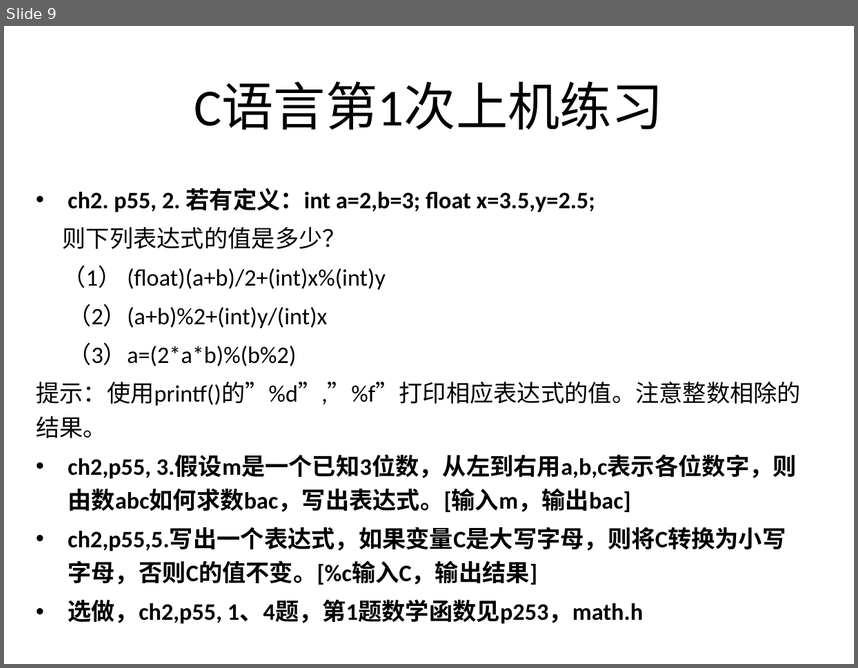
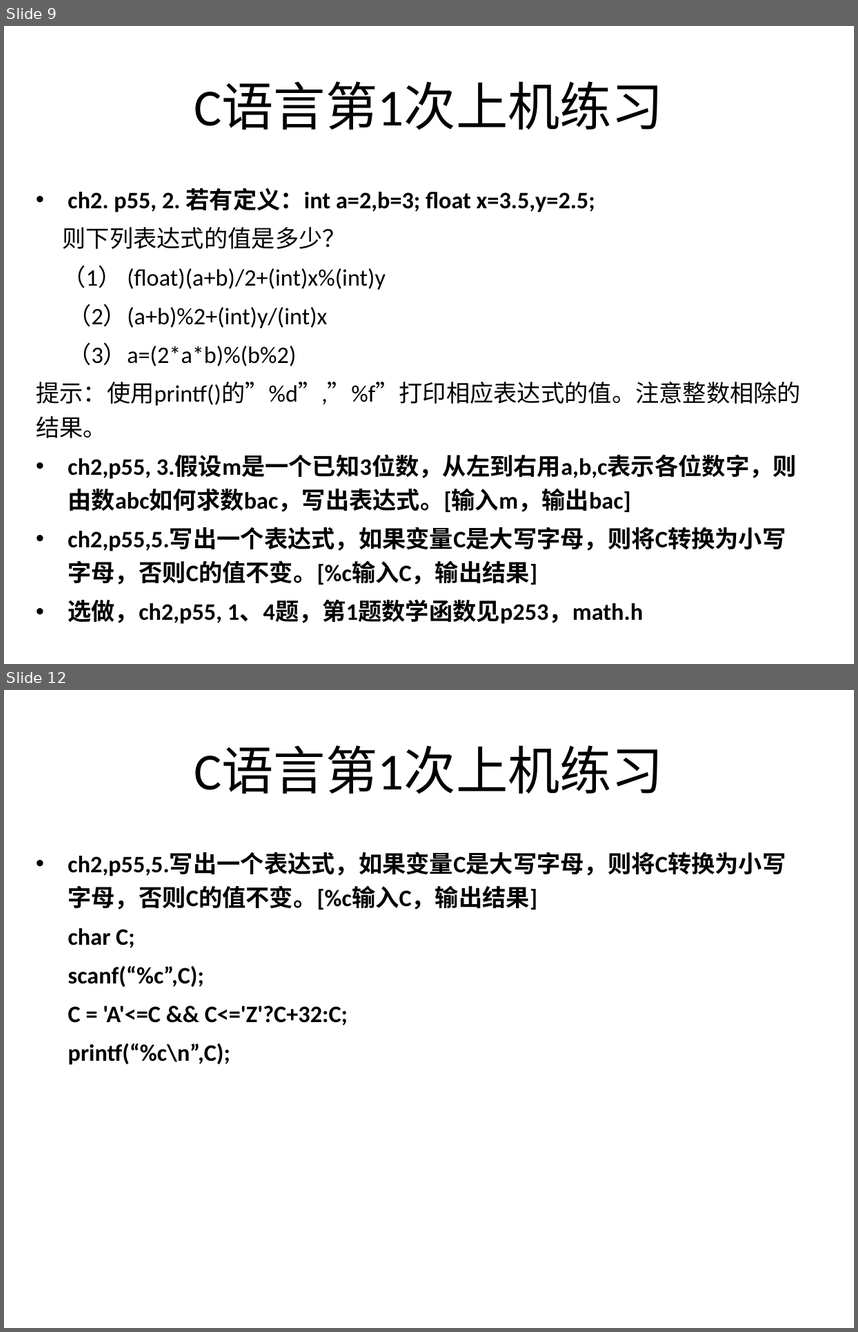
Before and after one commit to jtrfid/C-Repositories, a slide deck: 2016/上机安排.pptx. Shown one above the other, each under a label of ours: slide 9 before the commit, slides 9 and 12 after it; the slides between them are not shown. The pictures are 858x668 and 858x1332 pixels, drawn with LibreOffice and Linux fonts; fonts in the diff are those of the drawing. Boxes give left, top, right and bottom in pixels: in the first picture for what was removed or moved away, otherwise in the second. Text is boxed around its words. In the diff, an @@ line names an element or a change of style, - is before the commit and + after.

```diff
--- a/2016/上机安排.pptx
+++ b/2016/上机安排.pptx
@@ slide 12 added at <box>4,690,854,1328</box>, background #FFFFFF @@
@@ title added at <box>194,746,664,793</box>, 44 pt, text #000000 @@
+C语言第1次上机练习
@@ text added at <box>67,853,786,1065</box>, 20 pt, text #000000, bold @@
+• ch2,p55,5.写出一个表达式，如果变量C是大写字母，则将C转换为小写字母，否则C的值不变。[%c输入C，输出结果]
+char C;
+scanf(“%c”,C);
+C = 'A'<=C && C<='Z'?C+32:C;
+printf(“%c\n”,C);
```
Also in this commit, not shown: 1 slide changed, 3 other slides added, 1 other file.
